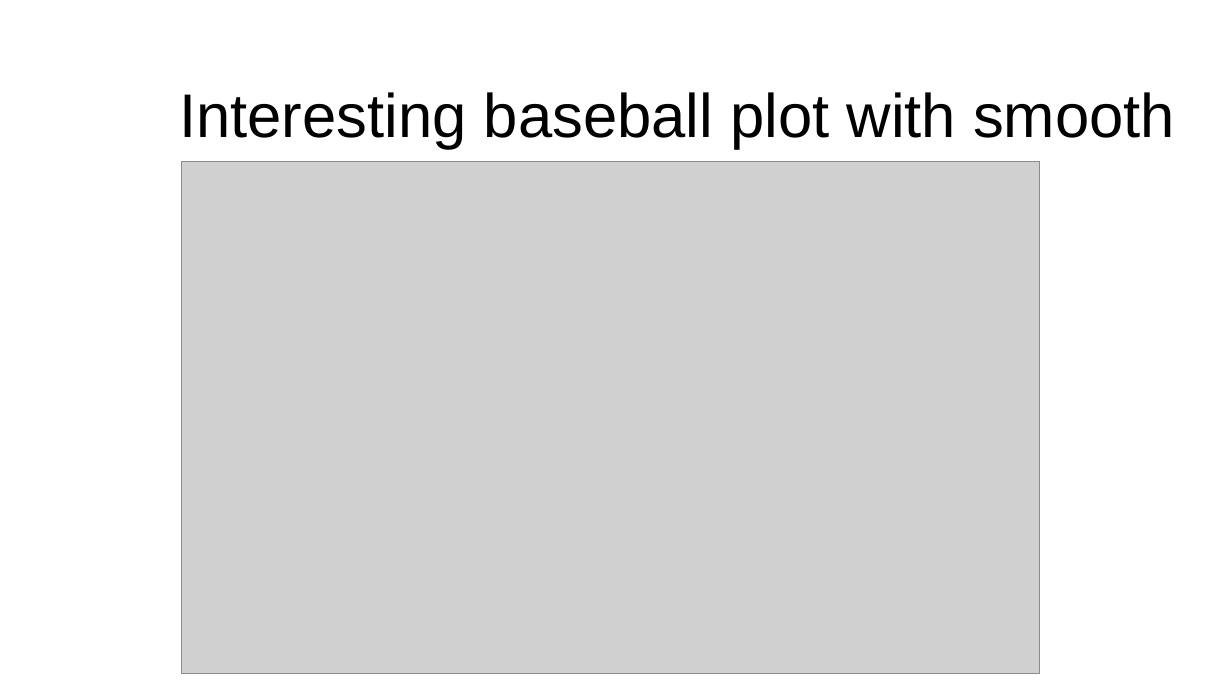
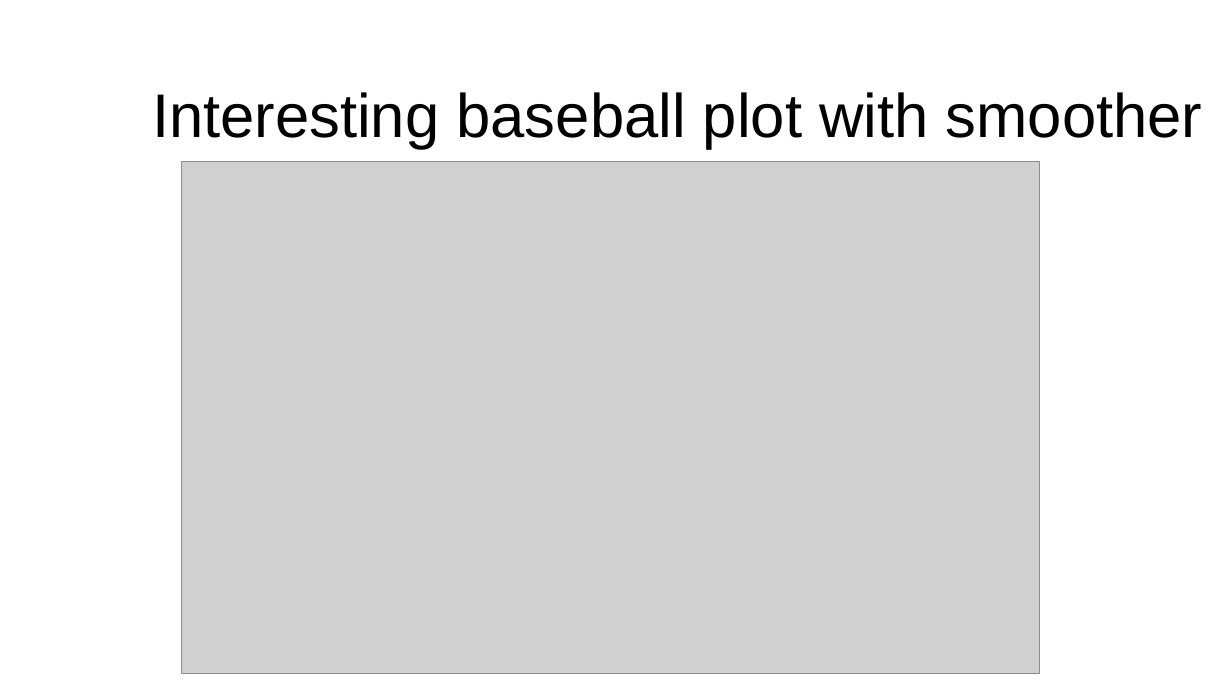
Before and after one commit to gwgarrison/rmoug_2015, a slide deck: slide 20 of garrison_presentation.pptx (slide 19 before the commit). Drawn at 1232x693 pixels with LibreOffice and Linux fonts; fonts in the diff are those of the drawing; grey boxes stand for pictures; background and template pictures are left out. Boxes give left, top, right and bottom in pixels: in the first picture for what was removed or moved away, otherwise in the second. Text is boxed around its words. In the diff, an @@ line names an element or a change of style, - is before the commit and + after.

```diff
--- a/garrison_presentation.pptx
+++ b/garrison_presentation.pptx
@@ title at [152,92,1203,148]: text changed @@
-Interesting baseball plot with smooth
+Interesting baseball plot with smoother
```
Also in this commit, not shown: 6 other slides changed, 2 slides added, 1 slide removed, 5 other files.
